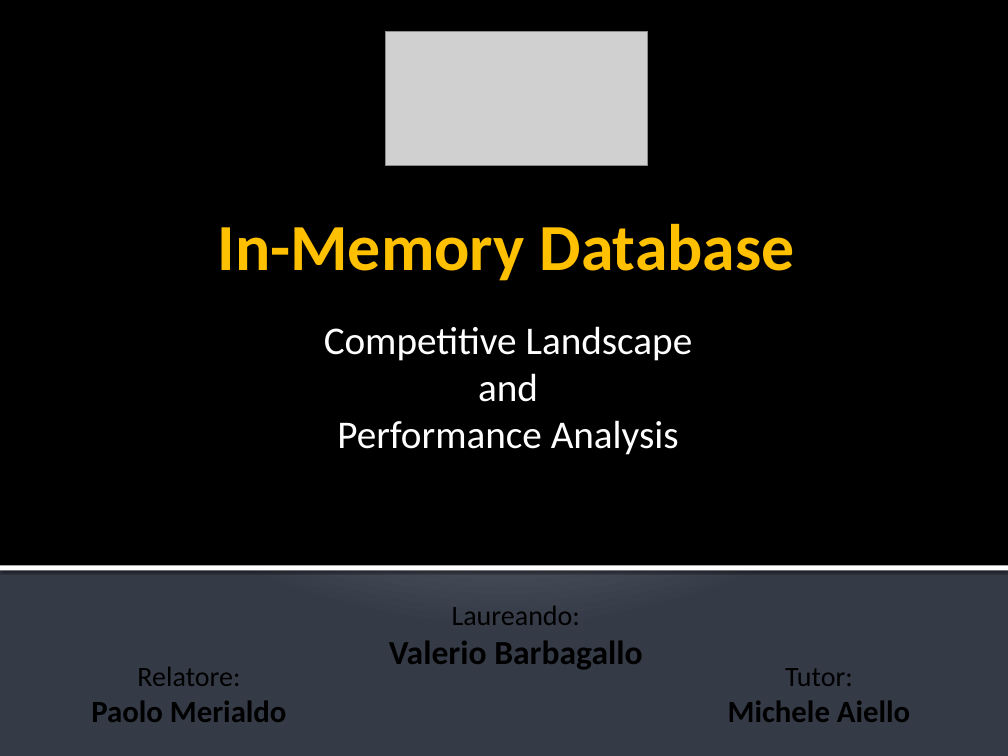
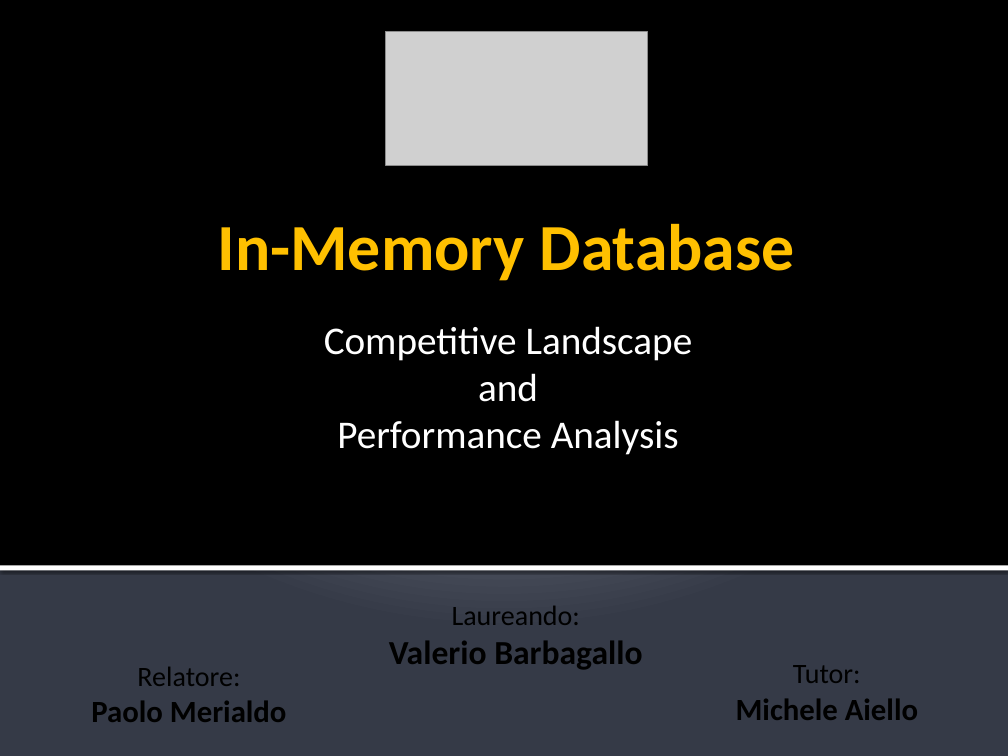
Before and after one commit to rickilama54/portable-db-bench, a slide deck: slide 1 of tesi/presentazione/Barbagallo-IMDB.pptx. Drawn at 1008x756 pixels with LibreOffice and Linux fonts; fonts in the diff are those of the drawing; grey boxes stand for pictures. Boxes give left, top, right and bottom in pixels: in the first picture for what was removed or moved away, otherwise in the second. Text is boxed around its words. In the diff, an @@ line names an element or a change of style, - is before the commit and + after.

```diff
--- a/tesi/presentazione/Barbagallo-IMDB.pptx
+++ b/tesi/presentazione/Barbagallo-IMDB.pptx
@@ text "Tutor:": place and size @@
-text "Tutor:" at box(728, 668, 910, 722)
+text "Tutor:" at box(736, 665, 918, 720)
```
Also in this commit, not shown: 6 other slides changed, 1 slide added.
